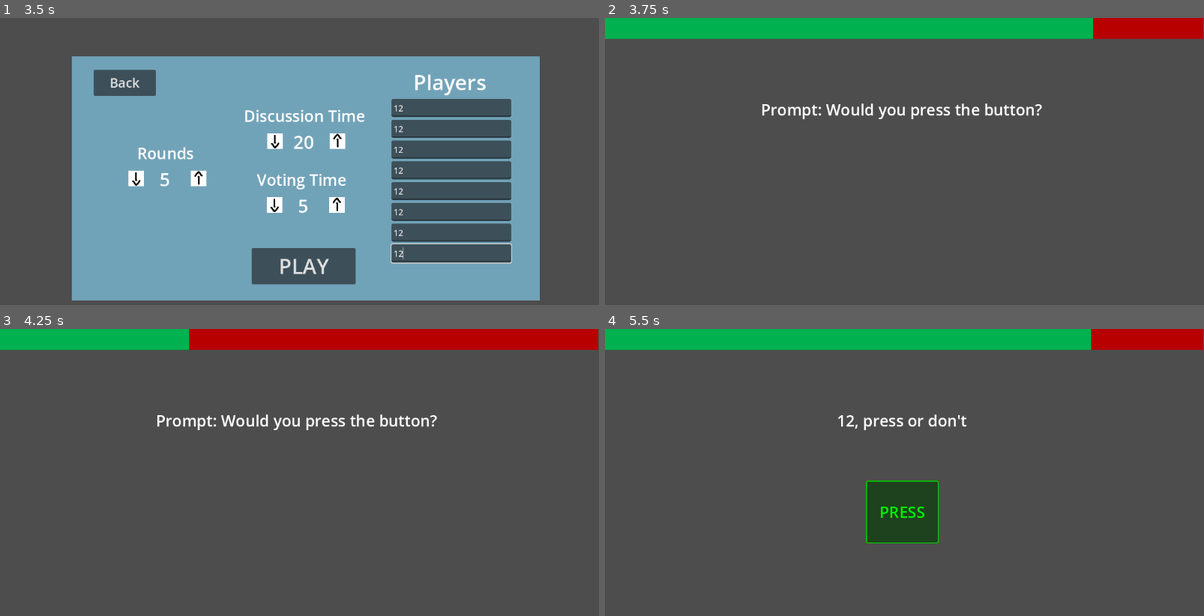
Above: before the commit, frames 1-4 (two rows, left to right).
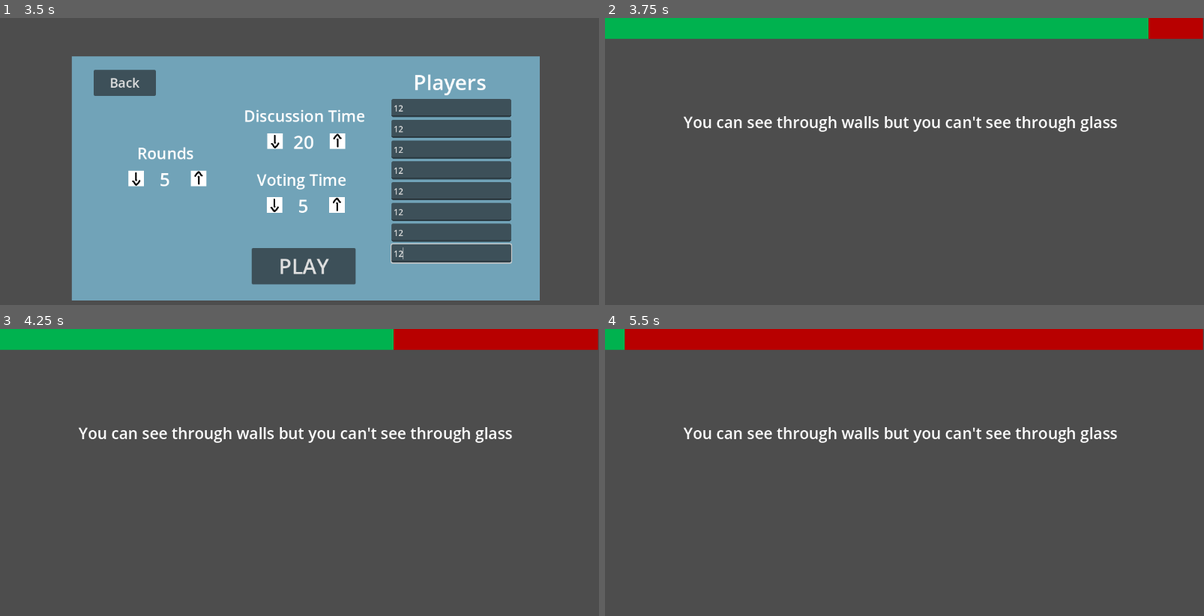
Above: after the commit, the same moments.

Repository: Beepered/WouldYouPressTheButton-Special
Game: Godot game, scene res://scenes/main_menu.tscn
Two runs of this game, one before a commit and one after it. Both use one fixed random seed, a clock stepped at 60 frames per second and the inputs below.
Inputs (mouse positions are in pixels of both pictures, inside the frame that each line leads up to):
- Up to frame 1 (3.5 s): click "Play" at 0.5 s; click (449, 106) at 1.27 s; type "12" at 1.35 s; click (449, 129) at 1.5 s; type "12" at 1.58 s; click (449, 150) at 1.73 s; type "12" at 1.82 s; click (449, 170) at 2.02 s; type "12" at 2.1 s; click (449, 190) at 2.25 s; type "12" at 2.33 s; click (449, 213) at 2.48 s; type "12" at 2.57 s; click (449, 233) at 2.77 s; type "12" at 2.85 s; click (449, 253) at 3 s; type "12" at 3.08 s
- Up to frame 2 (3.75 s): click "PLAY" at 3.5 s
- Up to frame 3 (4.25 s): no input
- Up to frame 4 (5.5 s): move the mouse to (1036, 481) at 4.27 s; click (1036, 481) at 4.42 s; click (904, 512) at 5 s, where only the run before the commit has a clickable "PRESS"

Frame 1 is identical in both runs. In frame 2, 2.8% of the frame differs, in the area x 13-91%, y 0-40%; in frame 3, 4.6%; in frame 4, 10%, in the area x 3-86%, y 0-75%.

Commit message:
showing prompt

Diff:
--- a/wouldyoupressthebutton-special/scenes/PlayScene.tscn
+++ b/wouldyoupressthebutton-special/scenes/PlayScene.tscn
@@ -1,5 +1,6 @@
-[gd_scene load_steps=5 format=3 uid="uid://bxed8hhwxeufi"]
+[gd_scene load_steps=6 format=3 uid="uid://bxed8hhwxeufi"]
 
+[ext_resource type="PackedScene" uid="uid://c3fiwj01jj0ip" path="res://prefabs/prompt_reader.tscn" id="1_mfmib"]
 [ext_resource type="Script" path="res://scripts/play/discussion.gd" id="1_o8j0k"]
 
 [sub_resource type="StyleBoxFlat" id="StyleBoxFlat_cwot8"]
@@ -13,6 +14,8 @@
 
 [node name="PlayScene" type="Node2D"]
 
+[node name="PromptReader" parent="." instance=ExtResource("1_mfmib")]
+
 [node name="ProgressBar" type="ProgressBar" parent="."]
 offset_right = 1150.0
 offset_bottom = 40.0
@@ -22,10 +25,10 @@
 show_percentage = false
 
 [node name="Button" type="Button" parent="."]
-offset_left = 504.0
-offset_top = 294.0
-offset_right = 640.0
-offset_bottom = 411.0
+offset_left = 505.0
+offset_top = 337.0
+offset_right = 641.0
+offset_bottom = 454.0
 theme_override_font_sizes/font_size = 30
 theme_override_styles/normal = SubResource("StyleBoxFlat_nmgo1")
 text = "PRESS"
@@ -34,11 +37,25 @@
 script = ExtResource("1_o8j0k")
 voteButton = NodePath("../Button")
 
+[node name="title" type="Label" parent="Discussion"]
+anchors_preset = -1
+anchor_right = 0.5
+anchor_bottom = 0.018
+offset_left = 271.0
+offset_top = 63.0
+offset_right = 295.0
+offset_bottom = 101.336
+theme_override_font_sizes/font_size = 20
+text = "title"
+horizontal_alignment = 1
+vertical_alignment = 1
+autowrap_mode = 2
+
 [node name="prompt" type="Label" parent="Discussion"]
-offset_left = 112.0
-offset_top = 93.0
-offset_right = 1030.0
-offset_bottom = 260.0
+offset_left = 110.0
+offset_top = 117.0
+offset_right = 1028.0
+offset_bottom = 284.0
 theme_override_font_sizes/font_size = 30
 text = "Prompt"
 horizontal_alignment = 1
--- a/wouldyoupressthebutton-special/scenes/main_menu.tscn
+++ b/wouldyoupressthebutton-special/scenes/main_menu.tscn
@@ -73,6 +73,7 @@
 text = "Credits"
 
 [node name="Settings" type="Node2D" parent="CanvasLayer"]
+visible = false
 
 [node name="background" type="Sprite2D" parent="CanvasLayer/Settings"]
 modulate = Color(0.444489, 0.638216, 0.721653, 1)
--- a/wouldyoupressthebutton-special/scripts/play/discussion.gd
+++ b/wouldyoupressthebutton-special/scripts/play/discussion.gd
@@ -1,7 +1,10 @@
 extends CanvasLayer
+
+@onready var promptReader = $"../PromptReader"
 
 @onready var progressBar = $"../ProgressBar"
 @onready var timer = $Timer
+@onready var title = $title
 @onready var prompt = $prompt
 
 @export var voteButton: Button
@@ -15,7 +18,13 @@
 var currentPlayer: String = "" # The player currently voting
 var hasVoted = [] # Tracks which players have voted
 
+@onready var prompts = promptReader.get_text_list()
+
 func _ready() -> void:
+	# get randomized array of prompts
+	randomize()
+	prompts.shuffle()
+
 	# Initialize player weights
 	reset_player_weights()
 
@@ -36,20 +45,22 @@
 	print("Stage Num:", stageNum)
 	match stageNum:
 		1: # Show the initial prompt
-			prompt.text = "Prompt: Would you press the button?"
-			time = 1
+			title.visible = false
+			prompt.text = prompts[currentRound - 1]
+			time = 2
 		2: # Each player votes on the prompt
-			prompt.text = "Stage 1: Voting Round"
+			title.visible = true
+			title.text = "Stage 1: Voting Round"
 			await start_voting_phase()
 			time = .0001
 		3: # Assign roles to players
 			assign_roles()
 			time = 5
 		4: # Discussion phase
-			prompt.text = "Stage 3: Discussion Phase"
+			title.text = "Stage 3: Discussion Phase"
 			time = Global.discussTime
 		5: # Second voting round
-			prompt.text = "Stage 4: Final Voting Round"
+			title.text = "Stage 4: Final Voting Round"
 			await start_voting_phase()
 		6: # Scoring and preparation for the next round
 			calculate_scores()
@@ -57,11 +68,11 @@
 			if currentRound > Global.numRounds:
 				end_game()
 				return
-			prompt.text = "Scoring Complete! Starting next round..."
+			title.text = "Scoring Complete! Starting next round..."
 			time = 3 # Delay before next round
 			stageNum = 0 # Reset stage for the next round
 		_:
-			prompt.text = "Default Stage"
+			title.text = "Default Stage"
 			time = 2
 	stageNum += 1
 
--- a/wouldyoupressthebutton-special/scripts/play/getPrompts.gd
+++ b/wouldyoupressthebutton-special/scripts/play/getPrompts.gd
@@ -3,16 +3,11 @@
 @onready var text_file_path = "res://prompts.txt"
 
 func _ready():
-	get_text_list(text_file_path)
+	get_text_list()
 
-func get_text_file_content(filePath):
-	var file = FileAccess.open(filePath, FileAccess.READ)
-	var content = file.get_as_text()
-	return content
-
-func get_text_list(filePath):
+func get_text_list():
 	var promptList = []
-	var file = FileAccess.open(filePath, FileAccess.READ)
+	var file = FileAccess.open(text_file_path, FileAccess.READ)
 	while file.get_position() < file.get_length():
 		promptList.push_back(file.get_line())
 	return promptList
